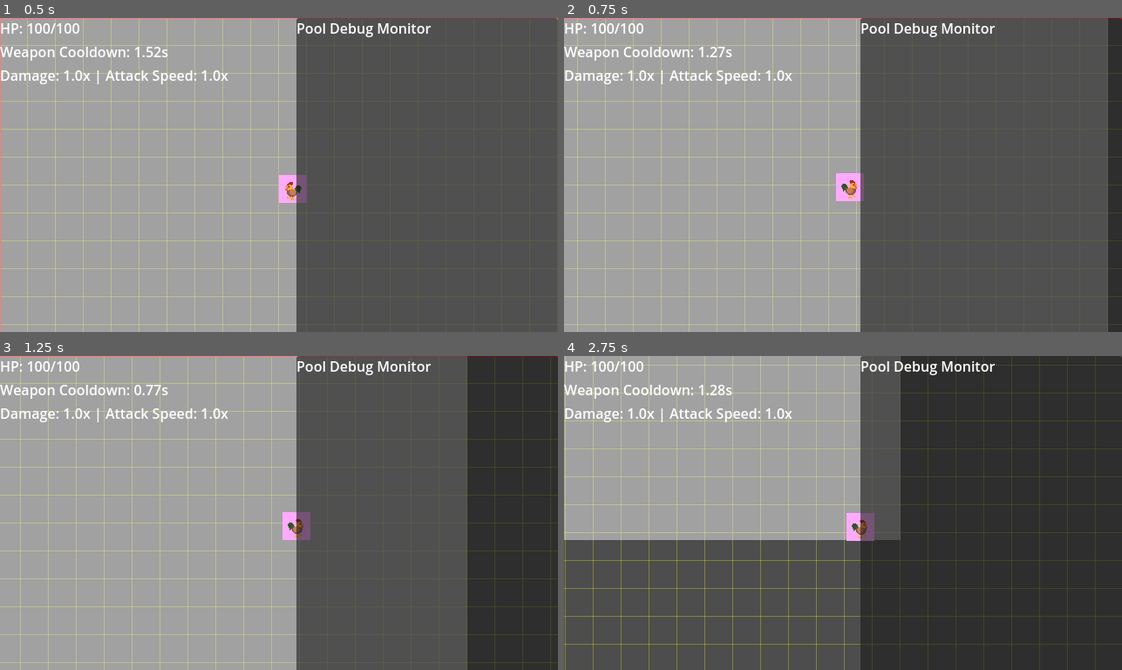
Above: before the commit, frames 1-4 (two rows, left to right).
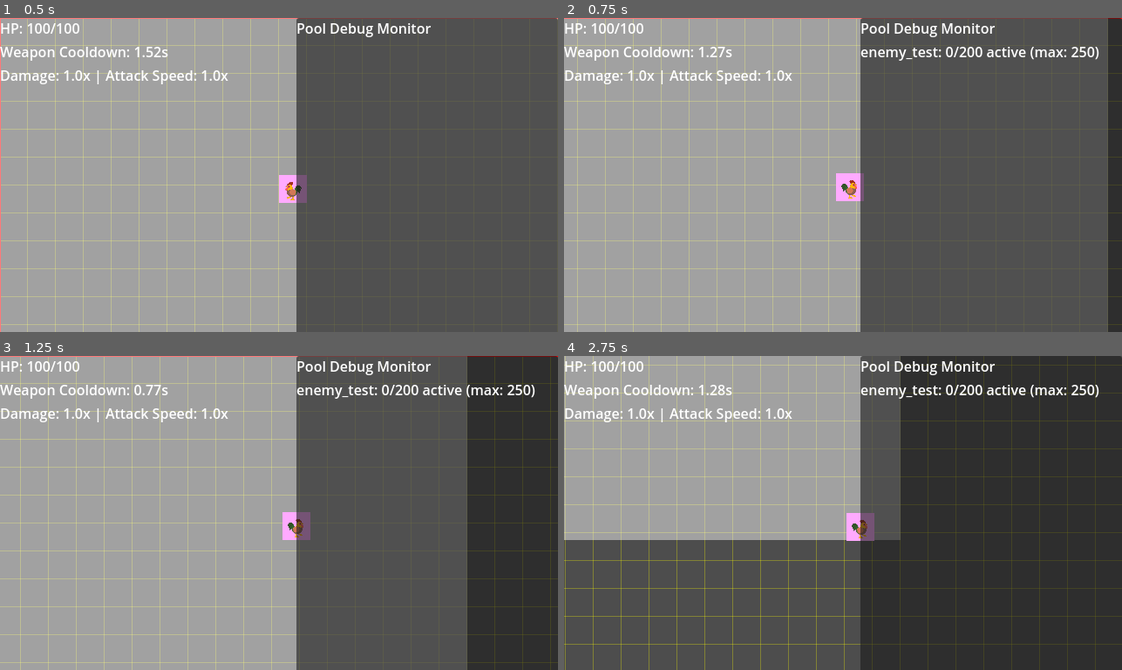
Above: after the commit, the same moments.

Repository: thejoshyee/sarimanok-game
Game: Godot game, scene res://main.tscn
Two runs of this game, one before a commit and one after it. Both use one fixed random seed, a clock stepped at 60 frames per second and the inputs below.
Inputs:
- Up to frame 1 (0.5 s): no input
- Up to frame 2 (0.75 s): tap Enter (ui_accept) at 0.5 s; hold Right (move_right) from 0.53 s (still down)
- Up to frame 3 (1.25 s): keep holding Right (move_right); tap Enter (ui_accept) at 0.77 s
- Up to frame 4 (2.75 s): release Right (move_right) at 1.28 s; hold S (move_down) 1.28-2.03 s; tap Enter (ui_accept) at 1.52 s; hold Right (move_right) from 2.03 s (still down)

Frame 1 is identical in both runs. In frame 2, 0.6% of the frame differs, in the area x 53-96%, y 9-14%; in frame 3, 0.6%; in frame 4, 0.7%.

Commit message:
feat: integrate enemy scaling into spawn system
- Add SpawnManager as autoload for global access
- Add initialize_stats() to test_enemy.gd for time-based scaling
- Call initialize_stats() in spawn_enemy() with elapsed game time
- Enemies spawned later in run now have higher HP/damage

Diff:
--- a/game/main.tscn
+++ b/game/main.tscn
@@ -1,10 +1,12 @@
-[gd_scene load_steps=10 format=3 uid="uid://cxqxr03wo51p8"]
+[gd_scene load_steps=12 format=3 uid="uid://cxqxr03wo51p8"]
 
 [ext_resource type="Script" uid="uid://bknm7mckcoe48" path="res://scripts/core/main.gd" id="1_ig7tw"]
 [ext_resource type="PackedScene" uid="uid://cpkbwqsncisvf" path="res://scenes/player/player.tscn" id="2_0xm2m"]
+[ext_resource type="Script" uid="uid://dnolhjriaskgh" path="res://resources/pool_config.gd" id="2_272bh"]
+[ext_resource type="Resource" uid="uid://cwo11ojx1iw81" path="res://resources/test_enemy_pool.tres" id="3_5vw27"]
 [ext_resource type="PackedScene" uid="uid://cg2j7pspt52yr" path="res://scenes/ui/pause_menu.tscn" id="3_h2yge"]
 [ext_resource type="PackedScene" uid="uid://bib7nigil0j4a" path="res://scenes/ui/pool_debug_overlay.tscn" id="8_5vw27"]
-[ext_resource type="Script" uid="uid://b3gaeftcrstfh" path="res://scripts/enemies/spawn_manager.gd" id="8_kek77"]
+[ext_resource type="Script" uid="uid://b3gaeftcrstfh" path="res://autoloads/spawn_manager.gd" id="8_kek77"]
 [ext_resource type="PackedScene" uid="uid://dk4w6bjsr8gca" path="res://scenes/ui/grid_debug_overlay.tscn" id="9_kek77"]
 [ext_resource type="PackedScene" uid="uid://dvdy2n5irl835" path="res://scenes/ui/level_up_panel.tscn" id="11_dg77c"]
 [ext_resource type="PackedScene" uid="uid://dmf2r32mowlp1" path="res://scenes/ui/hud.tscn" id="11_efxa6"]
@@ -14,6 +16,7 @@
 
 [node name="Node2D" type="Node2D"]
 script = ExtResource("1_ig7tw")
+pool_configs = Array[ExtResource("2_272bh")]([ExtResource("3_5vw27")])
 
 [node name="ColorRect" type="ColorRect" parent="."]
 offset_right = 640.0
--- a/game/project.godot
+++ b/game/project.godot
@@ -20,6 +20,7 @@
 GridManager="*res://autoloads/grid_manager.gd"
 ProgressionManager="*res://resources/progression.gd"
 GameTimer="*res://autoloads/game_timer.gd"
+SpawnManager="*res://autoloads/spawn_manager.gd"
 
 [display]
 
--- a/game/scripts/core/main.gd
+++ b/game/scripts/core/main.gd
@@ -94,7 +94,11 @@
 		var angle = randf() * TAU
 		var distance = randf_range(150, 250)
 		enemy.global_position = player_pos + Vector2(cos(angle), sin(angle)) * distance
-		print("Spawned enemy at: ", enemy.global_position)
+
+		# Apply time-based stat scaling
+		enemy.initialize_stats(GameTimer.elapsed_minutes)
+
+		print("Spawned enemy at: ", enemy.global_position, " HP: ", enemy.hp, " DMG: ", enemy.damage)
 
 
 func test_spawn_xp_gems():
--- a/game/scripts/enemies/enemy_duwende.gd
+++ b/game/scripts/enemies/enemy_duwende.gd
@@ -19,6 +19,13 @@
 	add_to_group("enemies") # add to group for player damage detection
 	damage_area.body_entered.connect(_on_damage_area_body_entered)
 
+
+# Call this after spawning to apply time-based difficulty scaling
+func initialize_stats(elapsed_minutes: float) -> void:
+	hp = SpawnManager.get_scaled_hp(base_max_hp, elapsed_minutes)
+	damage = SpawnManager.get_scaled_damage(base_damage, elapsed_minutes)
+
+
 func _physics_process(_delta: float) -> void:
 	# safety check: stop if player doesn't exist
 	if player == null:
--- a/game/scripts/tests/test_enemy.gd
+++ b/game/scripts/tests/test_enemy.gd
@@ -3,10 +3,23 @@
 @export var speed: float = 50.0
 var _current_cell_id: int = -1 # track which grid cell this enemy is in
 
+# stats for scaling (matching enemy_duwende pattern)
+@export var base_damage: int = 5
+@export var base_max_hp: int = 10
+var damage: int = base_damage
+var hp: int = base_max_hp
+
+
 
 func _ready():
 	# Don't add to group here - on_spawn() handles it when active
 	pass
+
+# call this after spawning to apply time-based difficulty scaling
+func initialize_stats(elapsed_minutes: float) -> void:
+	hp = SpawnManager.get_scaled_hp(base_max_hp, elapsed_minutes)
+	damage = SpawnManager.get_scaled_damage(base_damage, elapsed_minutes)
+
 
 func _physics_process(_delta: float) -> void:
 	# Get reference to player and move toward them
Renamed: game/scripts/enemies/spawn_manager.gd -> game/autoloads/spawn_manager.gd
Renamed: game/scripts/enemies/spawn_manager.gd.uid -> game/autoloads/spawn_manager.gd.uid
Not shown, changed: .taskmaster/tasks/tasks.json
